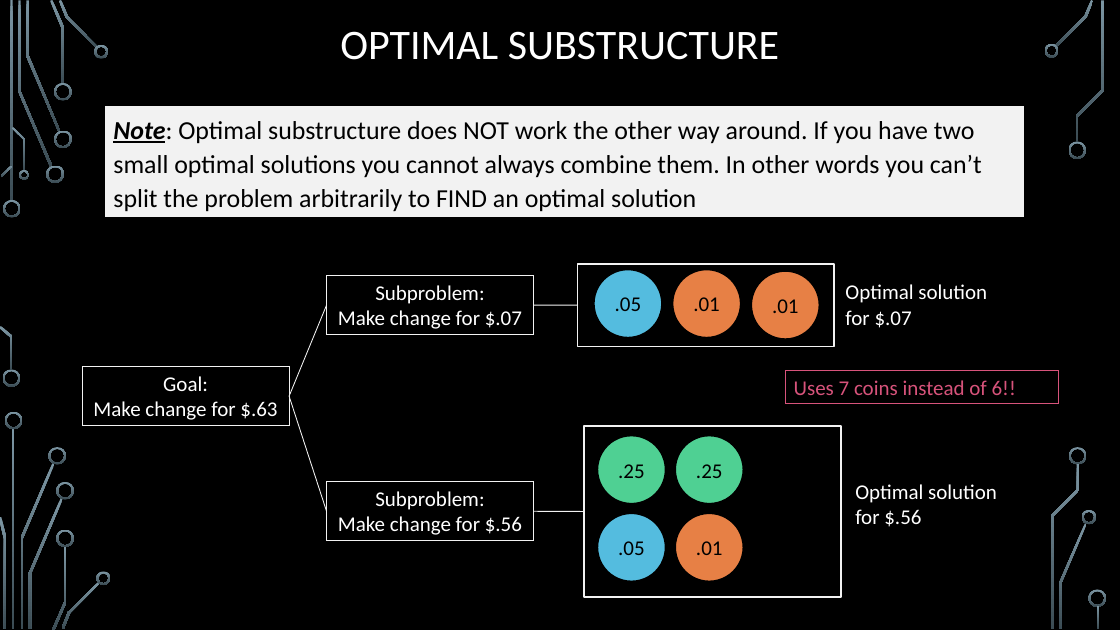
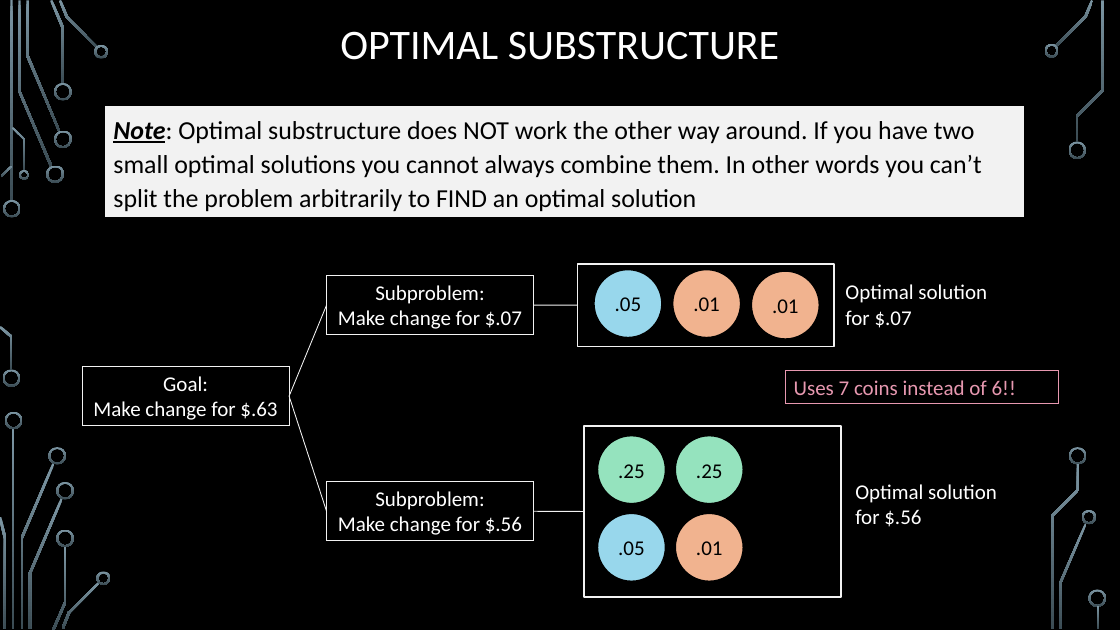
Before and after one commit to markfloryan/dsa2, a slide deck: slide 15 of slides/03-1-GreedyIntroChange.pptx. Drawn at 1120x630 pixels with LibreOffice and Linux fonts; fonts in the diff are those of the drawing; background and template pictures are left out. Boxes give left, top, right and bottom in pixels: in the first picture for what was removed or moved away, otherwise in the second. Text is boxed around its words. In the diff, an @@ line names an element or a change of style, - is before the commit and + after.

```diff
--- a/slides/03-1-GreedyIntroChange.pptx
+++ b/slides/03-1-GreedyIntroChange.pptx
@@ ellipse ".05" at box(594, 270, 662, 338): fill #54BCDF to #98D7EC @@
@@ rectangle "Uses 7 coins instead of ..." at box(786, 371, 1059, 404): text colour #D7537B to #E798B0; outline #D7537B 0.75 pt to #E798B0 0.75 pt @@
@@ ellipse ".25" at box(597, 436, 665, 504): fill #4FD093 to #95E3BE @@
@@ ellipse ".25" at box(676, 436, 744, 504): fill #4FD093 to #95E3BE @@
@@ ellipse ".05" at box(597, 513, 665, 581): fill #54BCDF to #98D7EC @@
@@ fill #E78045 to #F1B38F in 3 elements at box(751, 271, 819, 339), box(673, 270, 741, 338), box(676, 513, 744, 581) @@
```
Also in this commit, not shown: 25 other slides changed, 3 other files.
